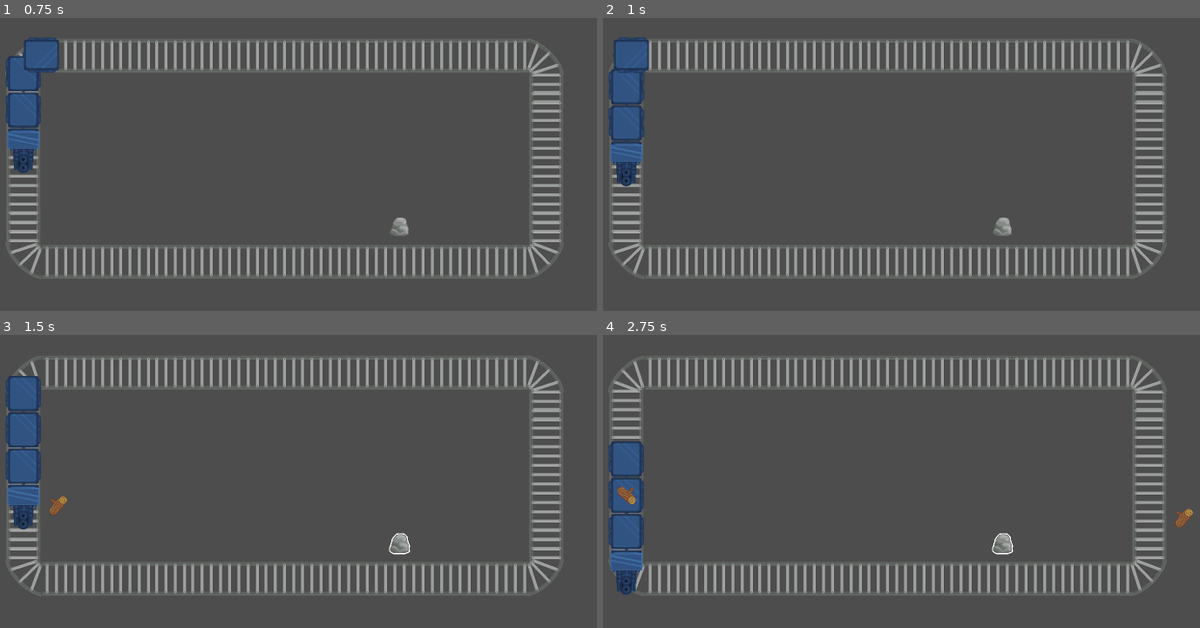
Above: before the commit, frames 1-4 (two rows, left to right).
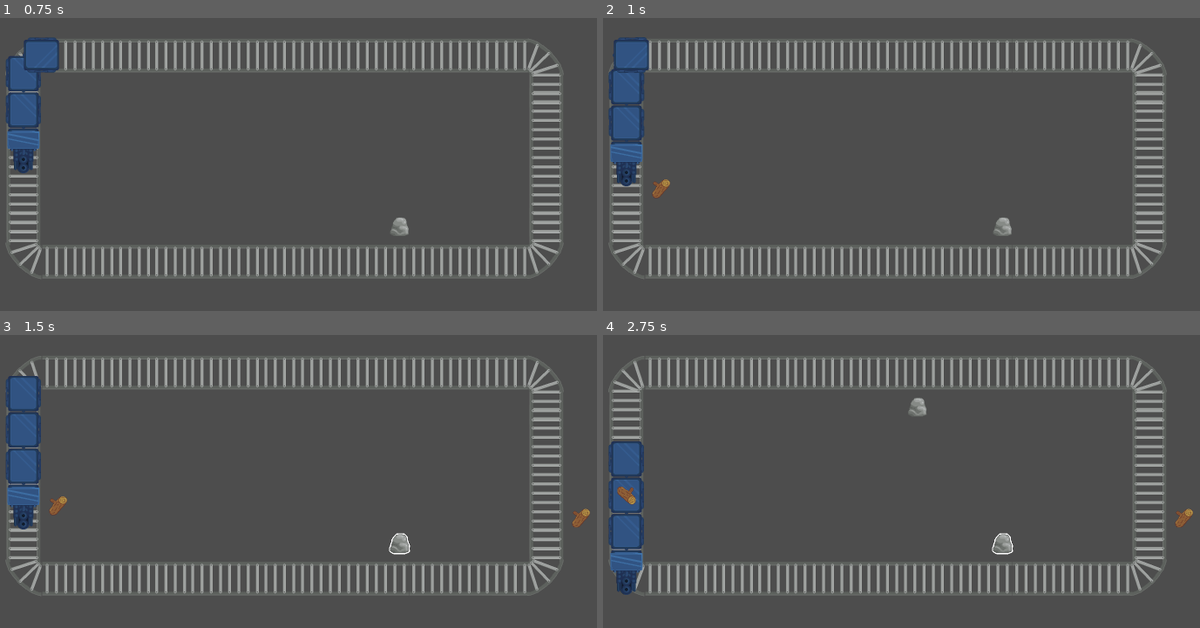
Above: after the commit, the same moments.

Repository: decadentpig/GMTK2025
Game: Godot game, scene res://main_menu.tscn
The game is run twice, just before and just after one commit, with the same random seed, the same clock (stepped at 60 frames per second) and the same inputs.
Inputs (mouse positions are in pixels of both pictures, inside the frame that each line leads up to):
- Up to frame 1 (0.75 s): click "CHALLENGE MODE" at 0.5 s
- Up to frame 2 (1 s): no input
- Up to frame 3 (1.5 s): move the mouse to (399, 543) at 1.27 s; click (399, 543) at 1.35 s
- Up to frame 4 (2.75 s): move the mouse to (662, 504) at 2.02 s; click (662, 504) at 2.1 s

Frame 1 is identical in both runs. In frame 2, 0.1% of the frame differs, in the area x 8-12%, y 55-62%; in frame 3, 0.1%; in frame 4, 0.1%, in the area x 51-55%, y 21-28%.

Commit message:
Spawn contracts randomly

Diff:
--- a/game_manager.gd
+++ b/game_manager.gd
@@ -84,16 +84,17 @@
 	var resource_type = get_random_resource()
 
 	# Spawn on grid
-	var resource = raw_resource_prefab.instantiate()
-	add_child(resource)
-	resource.set_resource_type(resource_type)
-	resource.position = Vector2(chosen_x, chosen_y)
-
+	var contract = contract_node_prefab.instantiate()
+	add_child(contract)
+	contract.set_contract_type(resource_type)
+	contract.position = Vector2(chosen_x, chosen_y)
 
 func _process(delta: float) -> void:
 	if randf() < RESOURCE_SPAWN_CHANCE:
 		spawn_resource()
 
+	if randf() < CONTRACT_SPAWN_CHANCE:
+		spawn_contract()
 #
 func _ready() -> void:
 	spawn_resource()
